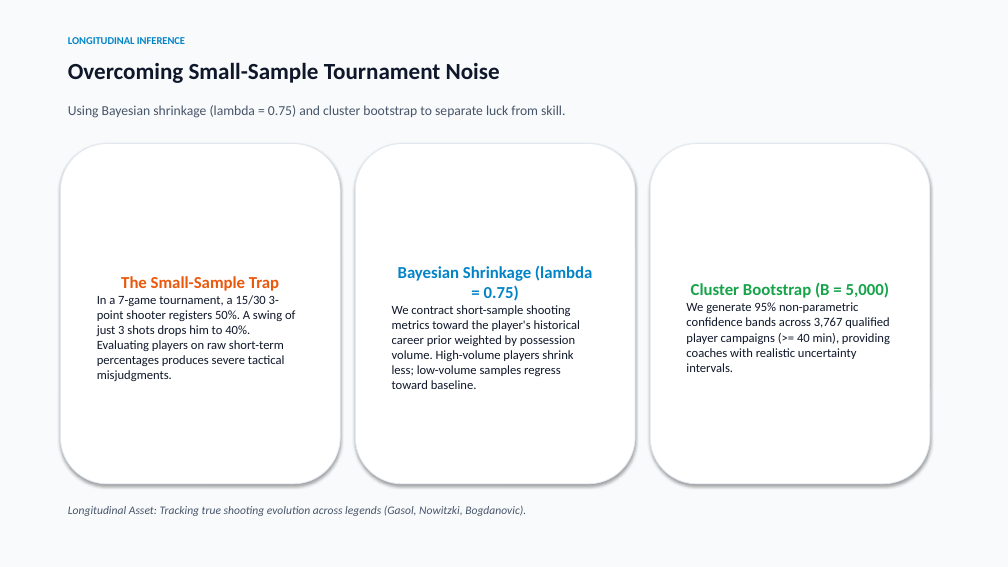
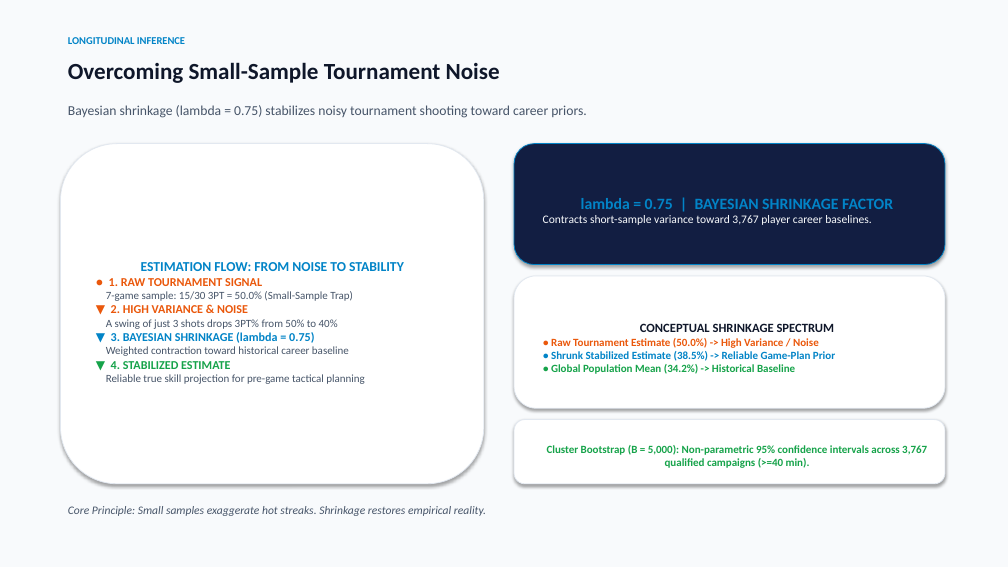
Before and after one commit to miguelo0203/basketball-analytics, a slide deck: slide 10 of presentation/International_Basketball_Analytics_Presentation.pptx. Drawn at 1008x567 pixels with LibreOffice and Linux fonts; fonts in the diff are those of the drawing. Boxes give left, top, right and bottom in pixels: in the first picture for what was removed or moved away, otherwise in the second. Text is boxed around its words. In the diff, an @@ line names an element or a change of style, - is before the commit and + after.

```diff
--- a/presentation/International_Basketball_Analytics_Presentation.pptx
+++ b/presentation/International_Basketball_Analytics_Presentation.pptx
@@ text at [68, 105, 586, 118]: text changed @@
-Using Bayesian shrinkage (lambda = 0.75) and cluster bootstrap to separate luck from skill.
+Bayesian shrinkage (lambda = 0.75) stabilizes noisy tournament shooting toward career priors.
@@ rounded rectangle "ESTIMATION FLOW: FROM NOISE TO ...": place and size @@
-rounded rectangle "ESTIMATION FLOW: FROM NOISE TO ..." at [60, 144, 340, 484]
+rounded rectangle "ESTIMATION FLOW: FROM NOISE TO ..." at [60, 144, 484, 484]
@@ rounded rectangle "lambda = 0.75 | BAYESIAN ...": place and size @@
-rounded rectangle "lambda = 0.75 | BAYESIAN ..." at [355, 144, 635, 484]
+rounded rectangle "lambda = 0.75 | BAYESIAN ..." at [514, 144, 945, 265]
@@ rounded rectangle "lambda = 0.75 | BAYESIAN ..." at [514, 144, 945, 265]: fill #FFFFFF to #121E42; outline #E2E8F0 0.75 pt to #0284C7 0.75 pt @@
@@ text in rounded rectangle at [543, 198, 893, 225]: text changed; size 12 to 11 pt; text colour #0F172A to #F8FAFC @@
-Bayesian Shrinkage (lambda = 0.75)
-We contract short-sample shooting metrics toward the player's historical career prior weighted by possession volume. High-volume players shrink less; low-volume samples regress toward baseline.
+lambda = 0.75 | BAYESIAN SHRINKAGE FACTOR
+Contracts short-sample variance toward 3,767 player career baselines.
@@ text in rounded rectangle at [106, 262, 404, 384]: text changed; size 12 to 10.5 pt; text colour #0F172A to #475569 @@
-The Small-Sample Trap
-In a 7-game tournament, a 15/30 3-point shooter registers 50%. A swing of just 3 shots drops him to 40%. Evaluating players on raw short-term percentages produces severe tactical misjudgments.
+ESTIMATION FLOW: FROM NOISE TO STABILITY
+● 1. RAW TOURNAMENT SIGNAL
+7-game sample: 15/30 3PT = 50.0% (Small-Sample Trap)
+▼ 2. HIGH VARIANCE & NOISE
+A swing of just 3 shots drops 3PT% from 50% to 40%
+▼ 3. BAYESIAN SHRINKAGE (lambda = 0.75)
+Weighted contraction toward historical career baseline
+▼ 4. STABILIZED ESTIMATE
+Reliable true skill projection for pre-game tactical planning
@@ rounded rectangle added at [514, 276, 945, 408], fill #FFFFFF, outline #E2E8F0 0.75 pt, 10.5 pt, text #0284C7, bold @@
+CONCEPTUAL SHRINKAGE SPECTRUM
+• Raw Tournament Estimate (50.0%) -> High Variance / Noise
+• Shrunk Stabilized Estimate (38.5%) -> Reliable Game-Plan Prior
+• Global Population Mean (34.2%) -> Historical Baseline
@@ rounded rectangle "Cluster Bootstrap (B = 5,000): ...": place and size @@
-rounded rectangle "Cluster Bootstrap (B = 5,000): ..." at [650, 144, 930, 484]
+rounded rectangle "Cluster Bootstrap (B = 5,000): ..." at [514, 420, 945, 484]
@@ text in rounded rectangle at [547, 445, 927, 468]: text changed; size 12 to 10.5 pt; text colour #0F172A to #16A34A; bold on @@
-Cluster Bootstrap (B = 5,000)
-We generate 95% non-parametric confidence bands across 3,767 qualified player campaigns (>= 40 min), providing coaches with realistic uncertainty intervals.
+Cluster Bootstrap (B = 5,000): Non-parametric 95% confidence intervals across 3,767 qualified campaigns (>=40 min).
@@ text at [68, 506, 486, 516]: text changed @@
-Longitudinal Asset: Tracking true shooting evolution across legends (Gasol, Nowitzki, Bogdanovic).
+Core Principle: Small samples exaggerate hot streaks. Shrinkage restores empirical reality.
```
Also in this commit, not shown: 5 other slides changed, 2 slides added, 2 slides removed, 15 other files.
